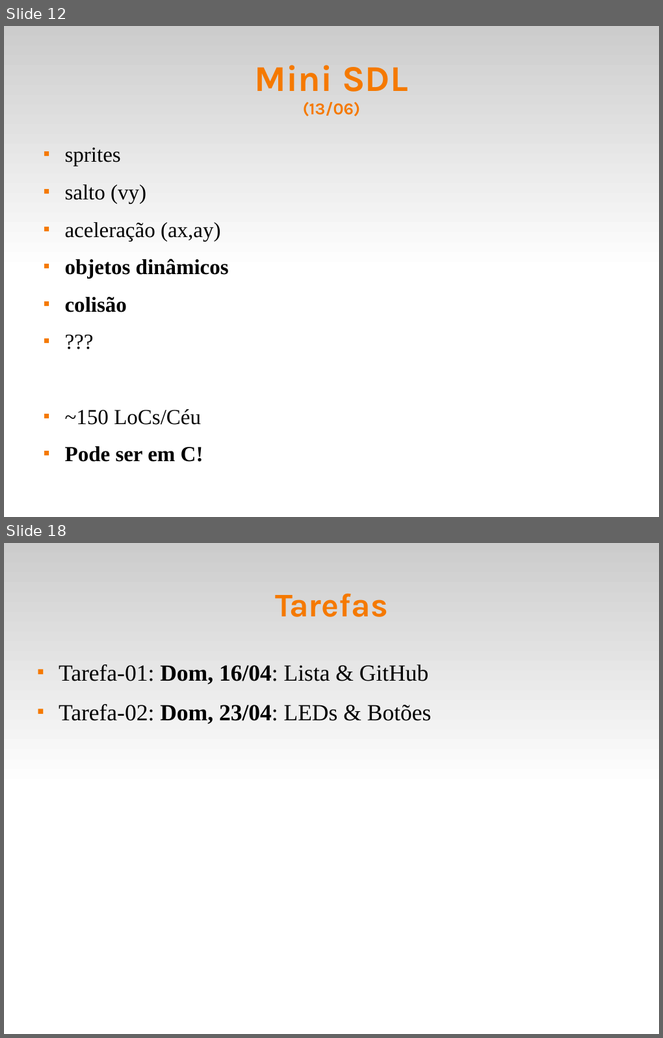
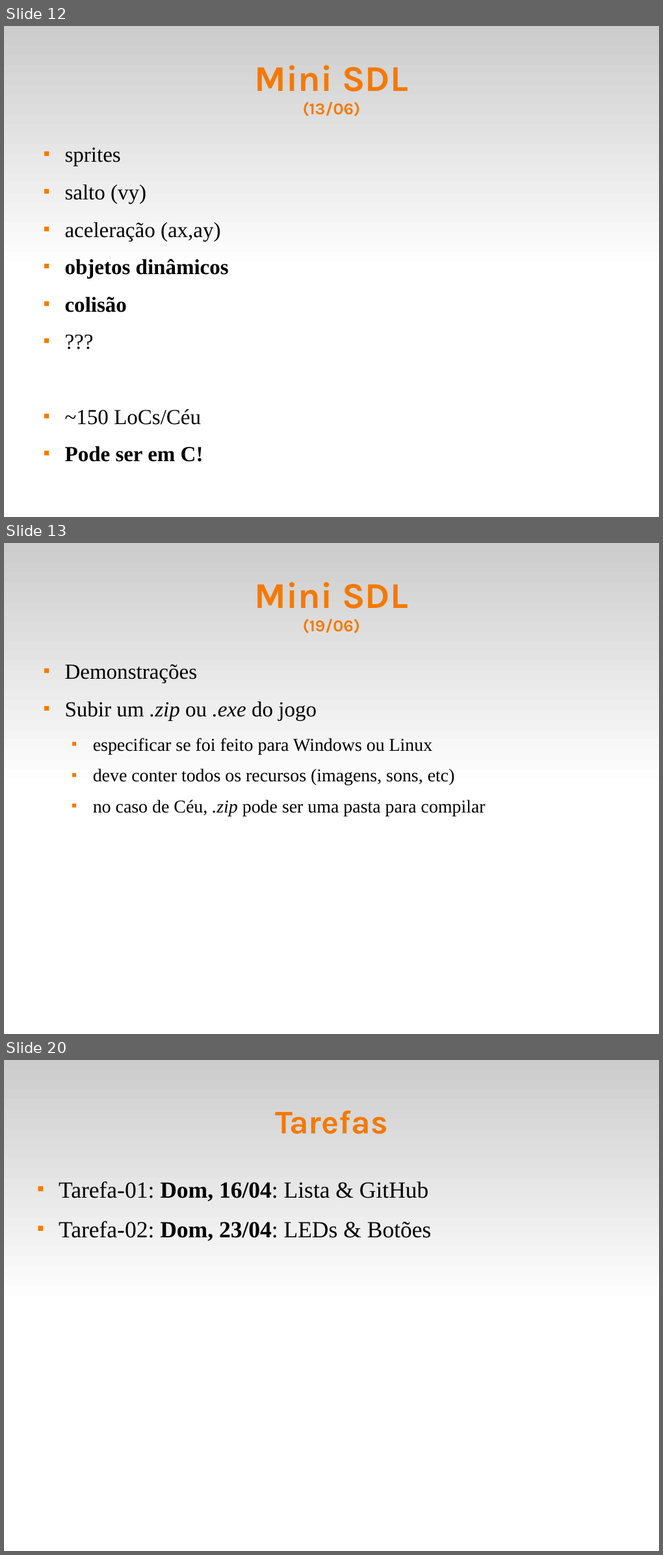
Before and after one commit to fsantanna-uerj/reativos, a slide deck: slides/00_intro.odp. Shown one above the other, each under a label of ours: slides 12 and 18 before the commit, slides 12, 13 and 20 after it; the slides between them are not shown. The pictures are 663x1038 and 663x1555 pixels, drawn with LibreOffice and Linux fonts; fonts in the diff are those of the drawing. Boxes give left, top, right and bottom in pixels: in the first picture for what was removed or moved away, otherwise in the second. Text is boxed around its words. In the diff, an @@ line names an element or a change of style, - is before the commit and + after.

```diff
--- a/slides/00_intro.odp
+++ b/slides/00_intro.odp
@@ slide 13 added at [4, 543, 659, 1034], background #FFFFFF; not listed: 1 template element that a slide beside it also shows @@
@@ title added at [255, 582, 408, 633], 44 pt, text #F57900, bold @@
+Mini SDL
+(19/06)
@@ text added at [65, 664, 486, 817], 22 pt, text #000000 @@
+■ Demonstrações
+■ Subir um .zip ou .exe do jogo
+  ■ especificar se foi feito para Windows ou Linux
+  ■ deve conter todos os recursos (imagens, sons, etc)
+  ■ no caso de Céu, .zip pode ser uma pasta para compilar
@@ what was slide 18 is now slide 20 @@
```
Also in this commit, not shown: 3 slides changed, 1 other slide added, 1 other file.
